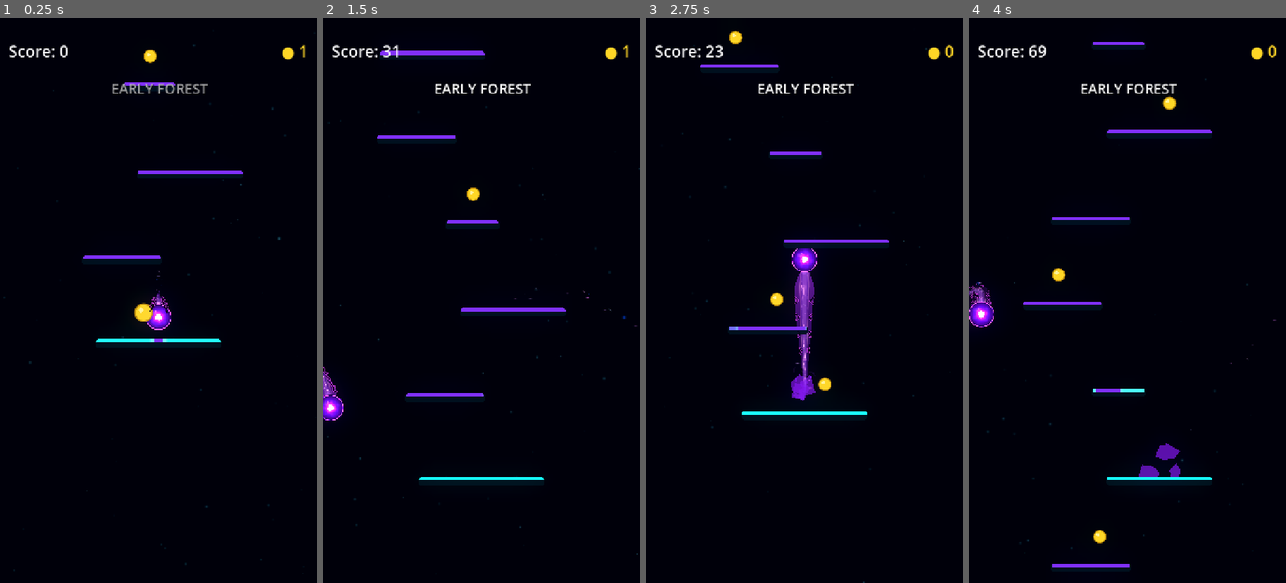
Above: before the commit, frames 1-4 (left to right).
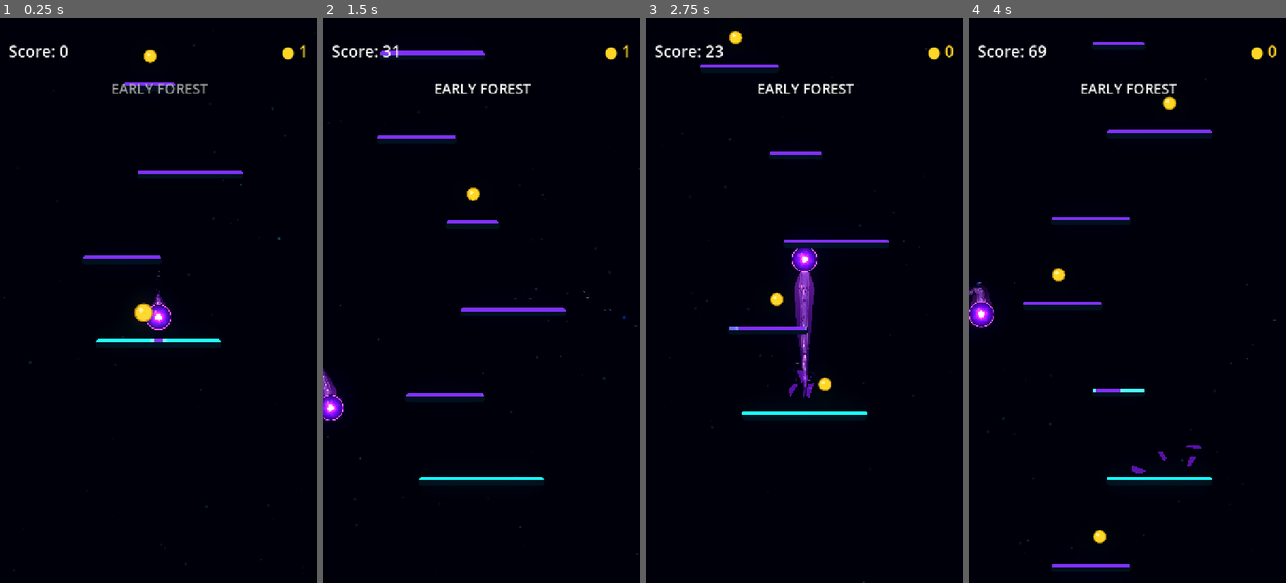
Above: after the commit, the same moments.

Repository: Kryodo/TowerJump
Game: Godot game, scene res://scenes/main.tscn
The game is run twice, just before and just after one commit, with the same random seed, the same clock (stepped at 60 frames per second) and the same inputs.
Inputs (mouse positions are in pixels of both pictures, inside the frame that each line leads up to):
- Up to frame 1 (0.25 s): no input
- Up to frame 2 (1.5 s): move the mouse to (551, 272) at 0.52 s; hold Right (ui_right) 0.53-1.25 s; click (551, 272) at 0.67 s; drag from (418, 328) to (471, 193) at 1.27 s
- Up to frame 3 (2.75 s): click "Nochmal spielen" at 2 s
- Up to frame 4 (4 s): move the mouse to (1159, 176) at 2.77 s; hold Right (ui_right) 2.78-3.5 s; drag from (1111, 413) to (1057, 215) at 3.52 s

The runs differ from the first frame. In frame 1, less than 0.1% of the frame differs, in the area x 47-54%, y 49-53%; in frame 2, less than 0.1%; in frame 3, 0.3%; in frame 4, 0.4%, in the area x 0-74%, y 47-82%.

Commit message:
Replace fissure overlays with irregular shader cuts

Diff:
--- a/scenes/ball_trail_energy.gdshader
+++ b/scenes/ball_trail_energy.gdshader
@@ -6,6 +6,105 @@
 uniform int palette_mode = 0;
 uniform float trail_progress_start = 0.0;
 uniform float trail_progress_scale = 1.0;
+uniform float crack_along_scale = 1.0;
+
+float crack_segment_distance(vec2 uv, vec2 start_uv, vec2 end_uv) {
+	float scale = max(crack_along_scale, 1.0);
+	vec2 p = vec2(uv.x * scale, uv.y);
+	vec2 a = vec2(start_uv.x * scale, start_uv.y);
+	vec2 b = vec2(end_uv.x * scale, end_uv.y);
+	vec2 pa = p - a;
+	vec2 ba = b - a;
+	float h = clamp(dot(pa, ba) / max(dot(ba, ba), 0.000001), 0.0, 1.0);
+	return length(pa - ba * h);
+}
+
+float crack_keep(vec2 uv) {
+	// One long, broad, heavily angled fracture reaching almost edge-to-edge.
+	float long_crack = min(
+		min(
+			min(
+				crack_segment_distance(uv, vec2(0.220, 0.025), vec2(0.247, 0.160)),
+				crack_segment_distance(uv, vec2(0.247, 0.160), vec2(0.216, 0.300))
+			),
+			min(
+				crack_segment_distance(uv, vec2(0.216, 0.300), vec2(0.253, 0.435)),
+				crack_segment_distance(uv, vec2(0.253, 0.435), vec2(0.226, 0.580))
+			)
+		),
+		min(
+			crack_segment_distance(uv, vec2(0.226, 0.580), vec2(0.258, 0.735)),
+			crack_segment_distance(uv, vec2(0.258, 0.735), vec2(0.236, 0.945))
+		)
+	);
+	float cut_long = 1.0 - smoothstep(0.020, 0.043, long_crack);
+
+	// A separate hooked split starts well inside the trail and runs out to one edge.
+	float side_crack = min(
+		min(
+			crack_segment_distance(uv, vec2(0.408, 0.505), vec2(0.440, 0.625)),
+			crack_segment_distance(uv, vec2(0.440, 0.625), vec2(0.416, 0.750))
+		),
+		min(
+			crack_segment_distance(uv, vec2(0.416, 0.750), vec2(0.453, 0.865)),
+			crack_segment_distance(uv, vec2(0.453, 0.865), vec2(0.434, 0.985))
+		)
+	);
+	float cut_side = 1.0 - smoothstep(0.014, 0.032, side_crack);
+
+	// This one starts at the opposite edge and travels through most of the body.
+	float cross_crack = min(
+		min(
+			min(
+				crack_segment_distance(uv, vec2(0.664, 0.025), vec2(0.632, 0.155)),
+				crack_segment_distance(uv, vec2(0.632, 0.155), vec2(0.666, 0.285))
+			),
+			min(
+				crack_segment_distance(uv, vec2(0.666, 0.285), vec2(0.636, 0.400)),
+				crack_segment_distance(uv, vec2(0.636, 0.400), vec2(0.660, 0.525))
+			)
+		),
+		min(
+			crack_segment_distance(uv, vec2(0.660, 0.525), vec2(0.640, 0.635)),
+			crack_segment_distance(uv, vec2(0.640, 0.635), vec2(0.671, 0.755))
+		)
+	);
+	float cut_cross = 1.0 - smoothstep(0.017, 0.037, cross_crack);
+
+	// Shorter, narrower, irregular fracture near the lower body.
+	float lower_crack = min(
+		min(
+			crack_segment_distance(uv, vec2(0.827, 0.265), vec2(0.800, 0.395)),
+			crack_segment_distance(uv, vec2(0.800, 0.395), vec2(0.836, 0.520))
+		),
+		min(
+			crack_segment_distance(uv, vec2(0.836, 0.520), vec2(0.793, 0.665)),
+			min(
+				crack_segment_distance(uv, vec2(0.793, 0.665), vec2(0.822, 0.795)),
+				crack_segment_distance(uv, vec2(0.822, 0.795), vec2(0.798, 0.935))
+			)
+		)
+	);
+	float cut_lower = 1.0 - smoothstep(0.013, 0.029, lower_crack);
+
+	// A small branching spur makes the pattern feel fractured, not repeated.
+	float branch_crack = min(
+		min(
+			crack_segment_distance(uv, vec2(0.286, 0.365), vec2(0.318, 0.430)),
+			crack_segment_distance(uv, vec2(0.318, 0.430), vec2(0.297, 0.505))
+		),
+		min(
+			crack_segment_distance(uv, vec2(0.297, 0.505), vec2(0.330, 0.568)),
+			crack_segment_distance(uv, vec2(0.330, 0.568), vec2(0.315, 0.632))
+		)
+	);
+	float cut_branch = 1.0 - smoothstep(0.010, 0.023, branch_crack);
+
+	float cut = max(max(cut_long, cut_side), max(max(cut_cross, cut_lower), cut_branch));
+	return 1.0 - cut;
+}
+
+
 
 
 // ------------------------------------------------------------
@@ -227,8 +326,9 @@
 	// Additive HDR accents stay subtle at rest but connect to the orb's bright rim.
 	final_color += edge_color * edge_strength * 0.43;
 
+	float crack_visibility = crack_keep(UV);
 	COLOR = vec4(
 		final_color,
-		energy
-	);
-}
+		energy * crack_visibility
+	);
+}
--- a/scenes/trail_aura_shedding.gdshader
+++ b/scenes/trail_aura_shedding.gdshader
@@ -1,7 +1,106 @@
 shader_type canvas_item;
 
-// The aura's chevron fissures are explicit Line2D overlays generated in
-// ball_trail.gd. Avoid shader-UV masking here so the cracks remain predictable.
+uniform float crack_along_scale = 1.0;
+
+float crack_segment_distance(vec2 uv, vec2 start_uv, vec2 end_uv) {
+	float scale = max(crack_along_scale, 1.0);
+	vec2 p = vec2(uv.x * scale, uv.y);
+	vec2 a = vec2(start_uv.x * scale, start_uv.y);
+	vec2 b = vec2(end_uv.x * scale, end_uv.y);
+	vec2 pa = p - a;
+	vec2 ba = b - a;
+	float h = clamp(dot(pa, ba) / max(dot(ba, ba), 0.000001), 0.0, 1.0);
+	return length(pa - ba * h);
+}
+
+float crack_keep(vec2 uv) {
+	// One long, broad, heavily angled fracture reaching almost edge-to-edge.
+	float long_crack = min(
+		min(
+			min(
+				crack_segment_distance(uv, vec2(0.220, 0.025), vec2(0.247, 0.160)),
+				crack_segment_distance(uv, vec2(0.247, 0.160), vec2(0.216, 0.300))
+			),
+			min(
+				crack_segment_distance(uv, vec2(0.216, 0.300), vec2(0.253, 0.435)),
+				crack_segment_distance(uv, vec2(0.253, 0.435), vec2(0.226, 0.580))
+			)
+		),
+		min(
+			crack_segment_distance(uv, vec2(0.226, 0.580), vec2(0.258, 0.735)),
+			crack_segment_distance(uv, vec2(0.258, 0.735), vec2(0.236, 0.945))
+		)
+	);
+	float cut_long = 1.0 - smoothstep(0.020, 0.043, long_crack);
+
+	// A separate hooked split starts well inside the trail and runs out to one edge.
+	float side_crack = min(
+		min(
+			crack_segment_distance(uv, vec2(0.408, 0.505), vec2(0.440, 0.625)),
+			crack_segment_distance(uv, vec2(0.440, 0.625), vec2(0.416, 0.750))
+		),
+		min(
+			crack_segment_distance(uv, vec2(0.416, 0.750), vec2(0.453, 0.865)),
+			crack_segment_distance(uv, vec2(0.453, 0.865), vec2(0.434, 0.985))
+		)
+	);
+	float cut_side = 1.0 - smoothstep(0.014, 0.032, side_crack);
+
+	// This one starts at the opposite edge and travels through most of the body.
+	float cross_crack = min(
+		min(
+			min(
+				crack_segment_distance(uv, vec2(0.664, 0.025), vec2(0.632, 0.155)),
+				crack_segment_distance(uv, vec2(0.632, 0.155), vec2(0.666, 0.285))
+			),
+			min(
+				crack_segment_distance(uv, vec2(0.666, 0.285), vec2(0.636, 0.400)),
+				crack_segment_distance(uv, vec2(0.636, 0.400), vec2(0.660, 0.525))
+			)
+		),
+		min(
+			crack_segment_distance(uv, vec2(0.660, 0.525), vec2(0.640, 0.635)),
+			crack_segment_distance(uv, vec2(0.640, 0.635), vec2(0.671, 0.755))
+		)
+	);
+	float cut_cross = 1.0 - smoothstep(0.017, 0.037, cross_crack);
+
+	// Shorter, narrower, irregular fracture near the lower body.
+	float lower_crack = min(
+		min(
+			crack_segment_distance(uv, vec2(0.827, 0.265), vec2(0.800, 0.395)),
+			crack_segment_distance(uv, vec2(0.800, 0.395), vec2(0.836, 0.520))
+		),
+		min(
+			crack_segment_distance(uv, vec2(0.836, 0.520), vec2(0.793, 0.665)),
+			min(
+				crack_segment_distance(uv, vec2(0.793, 0.665), vec2(0.822, 0.795)),
+				crack_segment_distance(uv, vec2(0.822, 0.795), vec2(0.798, 0.935))
+			)
+		)
+	);
+	float cut_lower = 1.0 - smoothstep(0.013, 0.029, lower_crack);
+
+	// A small branching spur makes the pattern feel fractured, not repeated.
+	float branch_crack = min(
+		min(
+			crack_segment_distance(uv, vec2(0.286, 0.365), vec2(0.318, 0.430)),
+			crack_segment_distance(uv, vec2(0.318, 0.430), vec2(0.297, 0.505))
+		),
+		min(
+			crack_segment_distance(uv, vec2(0.297, 0.505), vec2(0.330, 0.568)),
+			crack_segment_distance(uv, vec2(0.330, 0.568), vec2(0.315, 0.632))
+		)
+	);
+	float cut_branch = 1.0 - smoothstep(0.010, 0.023, branch_crack);
+
+	float cut = max(max(cut_long, cut_side), max(max(cut_cross, cut_lower), cut_branch));
+	return 1.0 - cut;
+}
+
+
 void fragment() {
-	COLOR = COLOR;
+	vec4 aura = COLOR;
+	aura.a *= crack_keep(UV);
+	COLOR = aura;
 }
--- a/scenes/unified_comet.gdshader
+++ b/scenes/unified_comet.gdshader
@@ -2,6 +2,105 @@
 
 uniform int palette_mode = 0;
 uniform float fragment_alpha_boost = 1.0;
+uniform float crack_along_scale = 1.0;
+
+float crack_segment_distance(vec2 uv, vec2 start_uv, vec2 end_uv) {
+	float scale = max(crack_along_scale, 1.0);
+	vec2 p = vec2(uv.x * scale, uv.y);
+	vec2 a = vec2(start_uv.x * scale, start_uv.y);
+	vec2 b = vec2(end_uv.x * scale, end_uv.y);
+	vec2 pa = p - a;
+	vec2 ba = b - a;
+	float h = clamp(dot(pa, ba) / max(dot(ba, ba), 0.000001), 0.0, 1.0);
+	return length(pa - ba * h);
+}
+
+float crack_keep(vec2 uv) {
+	// One long, broad, heavily angled fracture reaching almost edge-to-edge.
+	float long_crack = min(
+		min(
+			min(
+				crack_segment_distance(uv, vec2(0.220, 0.025), vec2(0.247, 0.160)),
+				crack_segment_distance(uv, vec2(0.247, 0.160), vec2(0.216, 0.300))
+			),
+			min(
+				crack_segment_distance(uv, vec2(0.216, 0.300), vec2(0.253, 0.435)),
+				crack_segment_distance(uv, vec2(0.253, 0.435), vec2(0.226, 0.580))
+			)
+		),
+		min(
+			crack_segment_distance(uv, vec2(0.226, 0.580), vec2(0.258, 0.735)),
+			crack_segment_distance(uv, vec2(0.258, 0.735), vec2(0.236, 0.945))
+		)
+	);
+	float cut_long = 1.0 - smoothstep(0.020, 0.043, long_crack);
+
+	// A separate hooked split starts well inside the trail and runs out to one edge.
+	float side_crack = min(
+		min(
+			crack_segment_distance(uv, vec2(0.408, 0.505), vec2(0.440, 0.625)),
+			crack_segment_distance(uv, vec2(0.440, 0.625), vec2(0.416, 0.750))
+		),
+		min(
+			crack_segment_distance(uv, vec2(0.416, 0.750), vec2(0.453, 0.865)),
+			crack_segment_distance(uv, vec2(0.453, 0.865), vec2(0.434, 0.985))
+		)
+	);
+	float cut_side = 1.0 - smoothstep(0.014, 0.032, side_crack);
+
+	// This one starts at the opposite edge and travels through most of the body.
+	float cross_crack = min(
+		min(
+			min(
+				crack_segment_distance(uv, vec2(0.664, 0.025), vec2(0.632, 0.155)),
+				crack_segment_distance(uv, vec2(0.632, 0.155), vec2(0.666, 0.285))
+			),
+			min(
+				crack_segment_distance(uv, vec2(0.666, 0.285), vec2(0.636, 0.400)),
+				crack_segment_distance(uv, vec2(0.636, 0.400), vec2(0.660, 0.525))
+			)
+		),
+		min(
+			crack_segment_distance(uv, vec2(0.660, 0.525), vec2(0.640, 0.635)),
+			crack_segment_distance(uv, vec2(0.640, 0.635), vec2(0.671, 0.755))
+		)
+	);
+	float cut_cross = 1.0 - smoothstep(0.017, 0.037, cross_crack);
+
+	// Shorter, narrower, irregular fracture near the lower body.
+	float lower_crack = min(
+		min(
+			crack_segment_distance(uv, vec2(0.827, 0.265), vec2(0.800, 0.395)),
+			crack_segment_distance(uv, vec2(0.800, 0.395), vec2(0.836, 0.520))
+		),
+		min(
+			crack_segment_distance(uv, vec2(0.836, 0.520), vec2(0.793, 0.665)),
+			min(
+				crack_segment_distance(uv, vec2(0.793, 0.665), vec2(0.822, 0.795)),
+				crack_segment_distance(uv, vec2(0.822, 0.795), vec2(0.798, 0.935))
+			)
+		)
+	);
+	float cut_lower = 1.0 - smoothstep(0.013, 0.029, lower_crack);
+
+	// A small branching spur makes the pattern feel fractured, not repeated.
+	float branch_crack = min(
+		min(
+			crack_segment_distance(uv, vec2(0.286, 0.365), vec2(0.318, 0.430)),
+			crack_segment_distance(uv, vec2(0.318, 0.430), vec2(0.297, 0.505))
+		),
+		min(
+			crack_segment_distance(uv, vec2(0.297, 0.505), vec2(0.330, 0.568)),
+			crack_segment_distance(uv, vec2(0.330, 0.568), vec2(0.315, 0.632))
+		)
+	);
+	float cut_branch = 1.0 - smoothstep(0.010, 0.023, branch_crack);
+
+	float cut = max(max(cut_long, cut_side), max(max(cut_cross, cut_lower), cut_branch));
+	return 1.0 - cut;
+}
+
+
 // UV.x follows the shared trail from head (0) to tail (1).
 // UV.y runs across the shape: edge (0/1), centre (0.5).
 void fragment() {
@@ -36,6 +135,7 @@
 	float core_alpha = center_energy * 0.10 * head_energy;
 	float alpha = clamp((body_alpha + core_alpha) * tail_fade, 0.0, 0.94);
 	alpha = clamp(alpha * fragment_alpha_boost, 0.0, 0.94);
+	alpha *= crack_keep(UV);
 
 	COLOR = vec4(body_color, alpha);
 }
--- a/scripts/ball_trail.gd
+++ b/scripts/ball_trail.gd
@@ -17,7 +17,6 @@
 const CHEVRON_BURST_PIECE_COUNT: int = 5
 const SURFACE_BURST_SPACING: float = 0.055
 const CHEVRON_BURST_SPACING: float = 0.035
-const AURA_FISSURE_PROGRESS: Array[float] = [0.27, 0.38, 0.49, 0.60]
 
 @export_category("Visual Palette")
 @export_enum("Electric Blue", "Rich Violet") var visual_palette: int = 0
@@ -45,8 +44,6 @@
 var _detached_shed_fragments: Array[Dictionary] = []
 var _aura_fragment_material: CanvasItemMaterial
 var _surface_fragment_material: ShaderMaterial
-var _aura_fissure_glow_lines: Array[Line2D] = []
-var _aura_fissure_core_lines: Array[Line2D] = []
 
 func _ready() -> void:
 	z_index = -1
@@ -65,7 +62,6 @@
 
 	_apply_visual_palette()
 	_initialize_aura_fragment_material()
-	_initialize_aura_fissures()
 	call_deferred("_connect_landing_feedback")
 	_update_trail_lines()
 	_update_rim_breath()
@@ -82,97 +78,6 @@
 	if body_material != null:
 		_surface_fragment_material = body_material.duplicate() as ShaderMaterial
 		_surface_fragment_material.set_shader_parameter("fragment_alpha_boost", 2.25)
-
-
-func _initialize_aura_fissures() -> void:
-	var glow_color: Color
-	var cut_color: Color
-	if visual_palette == 1:
-		glow_color = Color(0.92, 0.26, 1.45, 0.62)
-		cut_color = Color(0.025, 0.004, 0.075, 0.98)
-	else:
-		glow_color = Color(0.08, 0.72, 1.65, 0.62)
-		cut_color = Color(0.003, 0.018, 0.085, 0.98)
-
-	# Each fissure is two short chevron notches, one on each outer flank.
-	# They're real Line2D geometry, not dependent on Line2D's shader UV layout.
-	for progress_index in range(AURA_FISSURE_PROGRESS.size()):
-		for side_index in range(2):
-			var glow := Line2D.new()
-			glow.name = "AuraFissureGlow_%02d_%d" % [progress_index, side_index]
-			glow.width = 5.0
-			glow.default_color = glow_color
-			glow.joint_mode = 2
-			glow.begin_cap_mode = 2
-			glow.end_cap_mode = 2
-			glow.antialiased = true
-			glow.z_index = 1
-			add_child(glow)
-			_aura_fissure_glow_lines.append(glow)
-
-			var cut := Line2D.new()
-			cut.name = "AuraFissureCut_%02d_%d" % [progress_index, side_index]
-			cut.width = 2.4
-			cut.default_color = cut_color
-			cut.joint_mode = 2
-			cut.begin_cap_mode = 2
-			cut.end_cap_mode = 2
-			cut.antialiased = true
-			cut.z_index = 2
-			add_child(cut)
-			_aura_fissure_core_lines.append(cut)
-
-
-func _clear_aura_fissures() -> void:
-	for line in _aura_fissure_glow_lines:
-		line.clear_points()
-	for line in _aura_fissure_core_lines:
-		line.clear_points()
-
-
-func _update_aura_fissures(
-	path: Array[Vector2],
-	cumulative_distances: Array[float],
-	total_distance: float,
-	tangents: Array[Vector2],
-	normals: Array[Vector2],
-	half_widths: Array[float]
-) -> void:
-	if total_distance < 30.0 or _aura_fissure_glow_lines.is_empty():
-		_clear_aura_fissures()
-		return
-
-	for line_index in range(_aura_fissure_glow_lines.size()):
-		var progress_index: int = int(line_index / 2)
-		var side: float = -1.0 if line_index % 2 == 0 else 1.0
-		var progress: float = AURA_FISSURE_PROGRESS[progress_index]
-		var section: Dictionary = _sample_trail_cross_section(
-			total_distance * progress, path, cumulative_distances,
-			tangents, normals, half_widths
-		)
-		var center: Vector2 = section["position"]
-		var tangent: Vector2 = section["tangent"]
-		var normal: Vector2 = section["normal"]
-		var half_width: float = float(section["half_width"])
-		if half_width < 7.0:
-			_aura_fissure_glow_lines[line_index].clear_points()
-			_aura_fissure_core_lines[line_index].clear_points()
-			continue
-
-		# This angular bite stays in the outer aura band, beyond the inner energy
-		# ribbon. The dark core makes the crack readable at a glance.
-		var fissure_points: Array[Vector2] = [
-			center - tangent * 5.0 + normal * side * half_width * 0.96,
-			center + tangent * 1.5 + normal * side * half_width * 0.68,
-			center + tangent * 8.0 + normal * side * half_width * 0.92
-		]
-		var glow_line: Line2D = _aura_fissure_glow_lines[line_index]
-		var core_line: Line2D = _aura_fissure_core_lines[line_index]
-		glow_line.clear_points()
-		core_line.clear_points()
-		for world_point in fissure_points:
-			glow_line.add_point(glow_line.to_local(world_point))
-			core_line.add_point(core_line.to_local(world_point))
 
 
 
@@ -376,7 +281,6 @@
 			_unified_shape.uv = PackedVector2Array()
 		if _unified_contour != null:
 			_unified_contour.clear_points()
-		_clear_aura_fissures()
 		return
 
 	_rebuild_trail_lines()
@@ -400,6 +304,23 @@
 	if energy_material != null:
 		energy_material.set_shader_parameter("trail_progress_start", 0.0)
 		energy_material.set_shader_parameter("trail_progress_scale", 1.0)
+
+
+func _update_fissure_shader_scale(total_distance: float) -> void:
+	# Measure along-distance in aura-width units so shader cracks stay close to
+	# the same screen thickness even when the live trail is longer or shorter.
+	var along_scale: float = maxf(total_distance / maxf(_trail_aura.width, 1.0), 1.0)
+	var body_material := _unified_shape.material as ShaderMaterial
+	var aura_material := _trail_aura.material as ShaderMaterial
+	var energy_material := _energy_line.material as ShaderMaterial
+	if body_material != null:
+		body_material.set_shader_parameter("crack_along_scale", along_scale)
+	if aura_material != null:
+		aura_material.set_shader_parameter("crack_along_scale", along_scale)
+	if energy_material != null:
+		energy_material.set_shader_parameter("crack_along_scale", along_scale)
+	if _surface_fragment_material != null:
+		_surface_fragment_material.set_shader_parameter("crack_along_scale", along_scale)
 
 
 func _get_animated_trail_point(index: int, apply_head_offset: bool = true) -> Vector2:
@@ -454,7 +375,6 @@
 		_unified_shape.uv = PackedVector2Array()
 		if _unified_contour != null:
 			_unified_contour.clear_points()
-		_clear_aura_fissures()
 		return
 
 	var tangents: Array[Vector2] = []
@@ -494,7 +414,7 @@
 		upper_edge_points.append(path[i] + normals[i] * half_widths[i])
 		lower_edge_points.append(path[i] - normals[i] * half_widths[i])
 
-	_update_aura_fissures(path, cumulative_distances, total_distance, tangents, normals, half_widths)
+	_update_fissure_shader_scale(total_distance)
 
 	var polygon_points := PackedVector2Array()
 	var polygon_uvs := PackedVector2Array()
@@ -554,8 +474,7 @@
 				)
 		_unified_contour.points = contour_points
 
-	# The trail geometry and candidate ranges have now been rebuilt for this
-	# frame. Release at most one queued fragment from those fresh surviving ranges.
+	# Release the queued visual fragments using this frame's continuous trail path.
 	_process_shed_burst(
 		delta, path, cumulative_distances, total_distance, tangents, normals, half_widths
 	)
@@ -657,14 +576,14 @@
 	var sequence_value: float = float(_shed_sequence)
 	var burst_progress: float = float(burst_index) / float(maxi(SURFACE_BURST_PIECE_COUNT - 1, 1))
 	var progress: float = clampf(
-		lerpf(0.23, 0.69, burst_progress)
-		+ sin(sequence_value * 8.13 + 1.7) * 0.025,
+		lerpf(0.22, 0.56, burst_progress)
+		+ sin(sequence_value * 8.13 + 1.7) * 0.035,
 		0.18,
-		0.75
+		0.62
 	)
 	var center_distance: float = total_distance * progress
 	var fragment_length: float = lerpf(
-		31.0, 46.0, absf(sin(sequence_value * 5.31 + 1.2))
+		22.0, 32.0, absf(sin(sequence_value * 5.31 + 1.2))
 	)
 	var start_distance: float = maxf(center_distance - fragment_length * 0.5, 0.5)
 	var end_distance: float = minf(center_distance + fragment_length * 0.5, total_distance * 0.91)
@@ -678,7 +597,8 @@
 			fragment_distances.append(sample_distance)
 	fragment_distances.append(end_distance)
 
-	var width_scale: float = lerpf(0.78, 0.91, absf(sin(sequence_value * 4.73 + 0.6)))
+	var width_scale: float = lerpf(0.62, 0.78, absf(sin(sequence_value * 4.73 + 0.6)))
+	var side: float = -1.0 if burst_index % 2 == 0 else 1.0
 	var outer_edge := PackedVector2Array()
 	var inner_edge := PackedVector2Array()
 	var outer_uvs := PackedVector2Array()
@@ -695,10 +615,12 @@
 		var start_skew: float = 3.8 if sample_index == 0 else 0.0
 		var end_skew: float = -2.8 if sample_index == fragment_distances.size() - 1 else 0.0
 		var distance_skew: float = start_skew + end_skew
-		outer_edge.append(center + normal * half_width + tangent * distance_skew)
-		inner_edge.append(center - normal * half_width - tangent * distance_skew * 0.65)
-		outer_uvs.append(Vector2(sample_distance / total_distance, 1.0))
-		inner_uvs.append(Vector2(sample_distance / total_distance, 0.0))
+		outer_edge.append(center + normal * side * half_width * 0.94 + tangent * distance_skew)
+		inner_edge.append(center + normal * side * half_width * 0.16 - tangent * distance_skew * 0.65)
+		var outer_across: float = 0.0 if side > 0.0 else 1.0
+		var inner_across: float = 0.43 if side > 0.0 else 0.57
+		outer_uvs.append(Vector2(sample_distance / total_distance, outer_across))
+		inner_uvs.append(Vector2(sample_distance / total_distance, inner_across))
 
 	var global_vertices: Array[Vector2] = []
 	var fragment_uvs := PackedVector2Array()
@@ -739,21 +661,15 @@
 	shard.global_rotation = 0.0
 
 	var source_index: int = _nearest_trail_sample_index(center_distance, cumulative_distances)
-	var side: float = -1.0 if burst_index % 2 == 0 else 1.0
-	var outward_speed: float = lerpf(
-		30.0, 48.0, absf(sin(sequence_value * 17.13 + 2.7))
-	)
-	var drift_speed: float = lerpf(
-		10.0, 21.0, absf(sin(sequence_value * 6.73 + 1.4))
-	)
+	var horizontal_speed: float = lerpf(
+		48.0, 78.0, absf(sin(sequence_value * 17.13 + 2.7))
+	) * side
+	var vertical_drift: float = sin(sequence_value * 7.73 + 2.1) * 14.0
 	var lifetime: float = lerpf(
 		0.78, 1.08, absf(sin(sequence_value * 3.91 + 0.8))
 	)
 	var angular_velocity: float = sin(sequence_value * 8.31 + 0.9) * 1.7
-	var velocity: Vector2 = (
-		normals[source_index] * side * outward_speed
-		+ tangents[source_index] * drift_speed
-	)
+	var velocity: Vector2 = Vector2(horizontal_speed, vertical_drift) + tangents[source_index] * 4.0
 	_detached_shed_fragments.append({
 		"node": shard,
 		"velocity": velocity,
